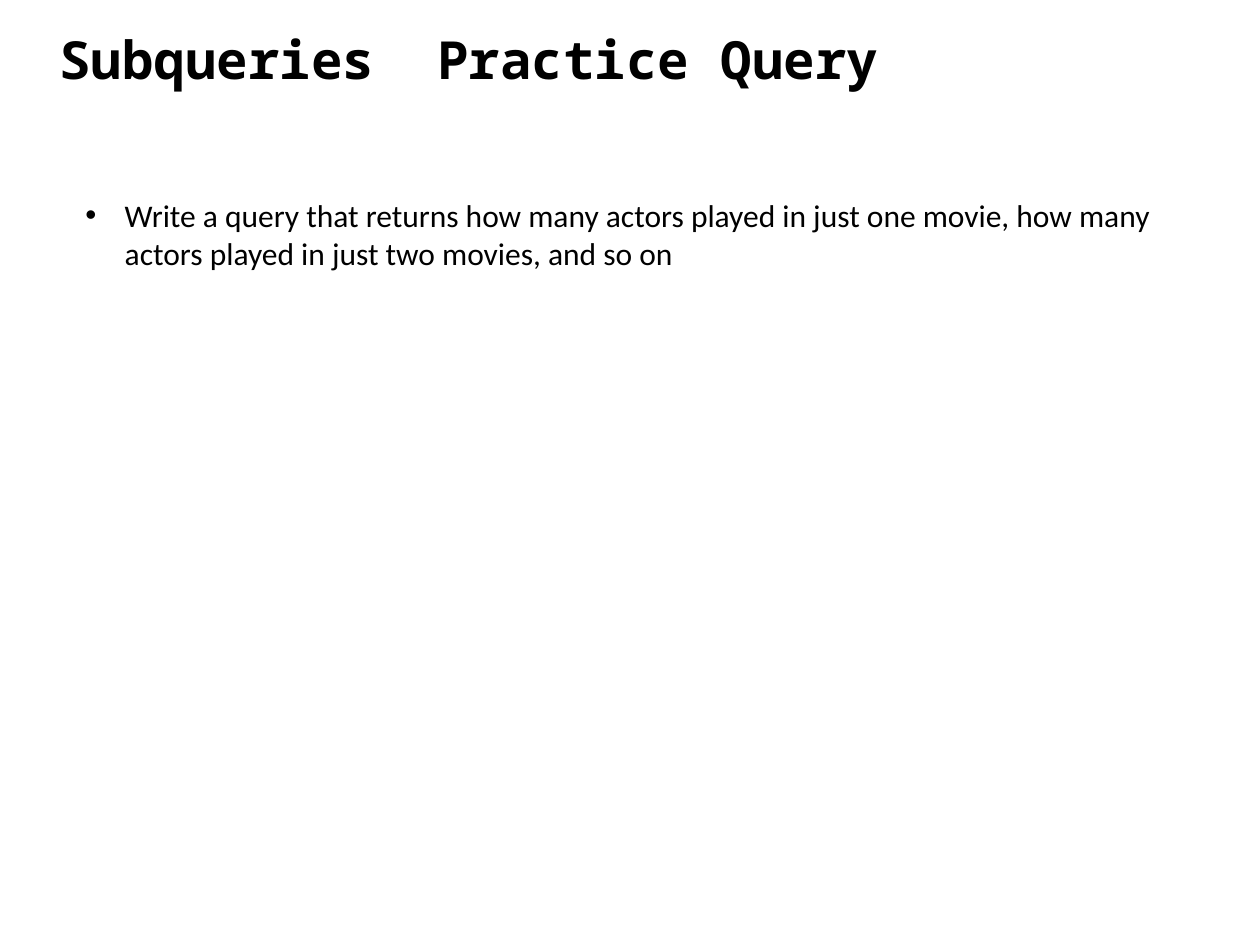
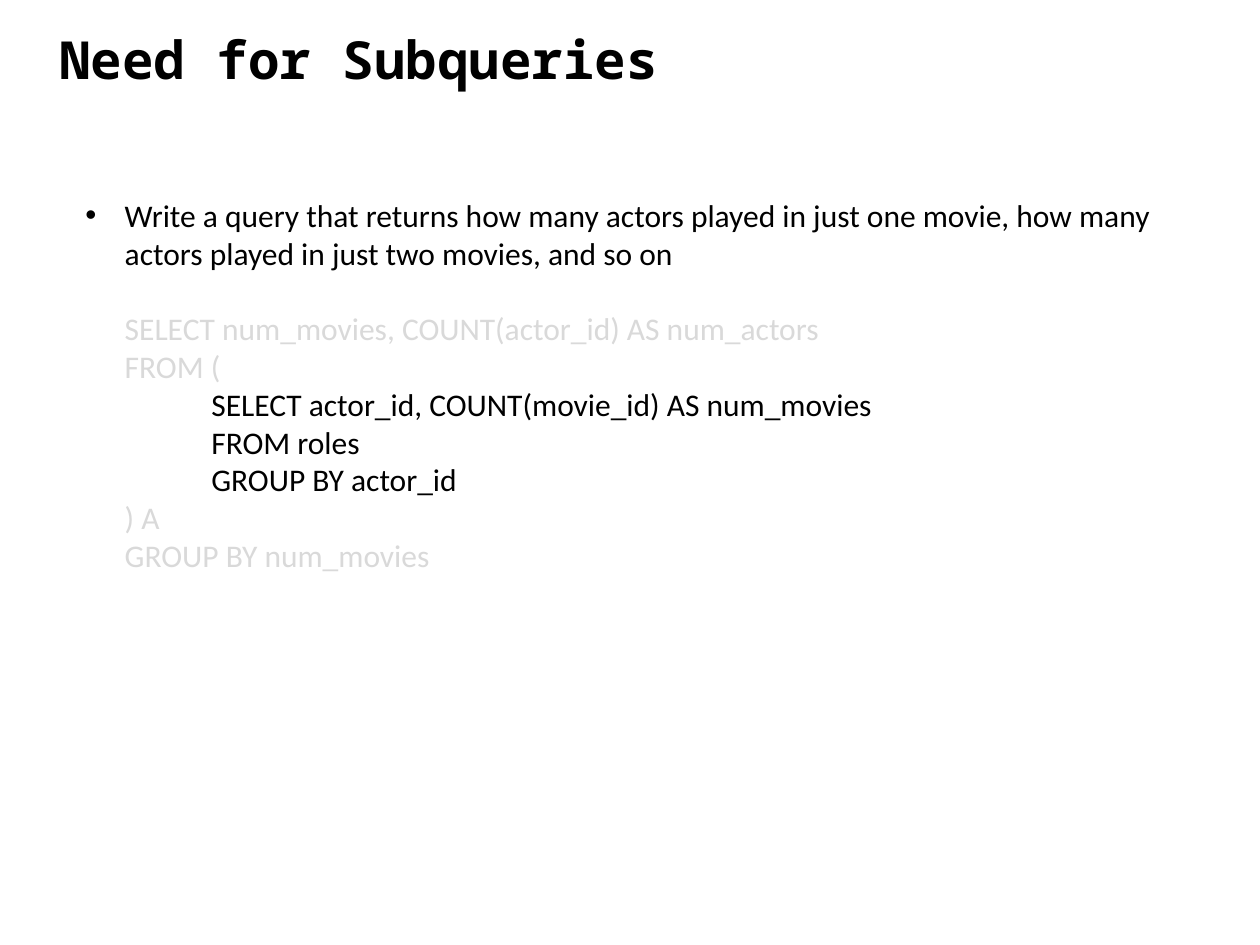
Before and after one commit to ipeirotis/introduction-to-databases, a slide deck: slide 4 of session6/F-SQL_Subqueries.pptx (slide 7 before the commit). Drawn at 1260x945 pixels with LibreOffice and Linux fonts; fonts in the diff are those of the drawing. Boxes give left, top, right and bottom in pixels: in the first picture for what was removed or moved away, otherwise in the second. Text is boxed around its words. In the diff, an @@ line names an element or a change of style, - is before the commit and + after.

```diff
--- a/session6/F-SQL_Subqueries.pptx
+++ b/session6/F-SQL_Subqueries.pptx
@@ text at (59, 38, 658, 92): text changed @@
-Subqueries Practice Query
+Need for Subqueries
@@ text at (125, 205, 1149, 576): text changed @@
-• Write a query that returns how many actors played in just one movie, how many actors played in just two movies, and so on
+• Write a query that returns how many actors played in just one movie, how many actors played in just two movies, and so on
+  SELECT num_movies, COUNT(actor_id) AS num_actors
+  FROM (
+  SELECT actor_id, COUNT(movie_id) AS num_movies
+  FROM roles
+  GROUP BY actor_id
+  ) A
+  GROUP BY num_movies
```
Also in this commit, not shown: 4 other slides changed, 7 slides added, 4 slides removed.
